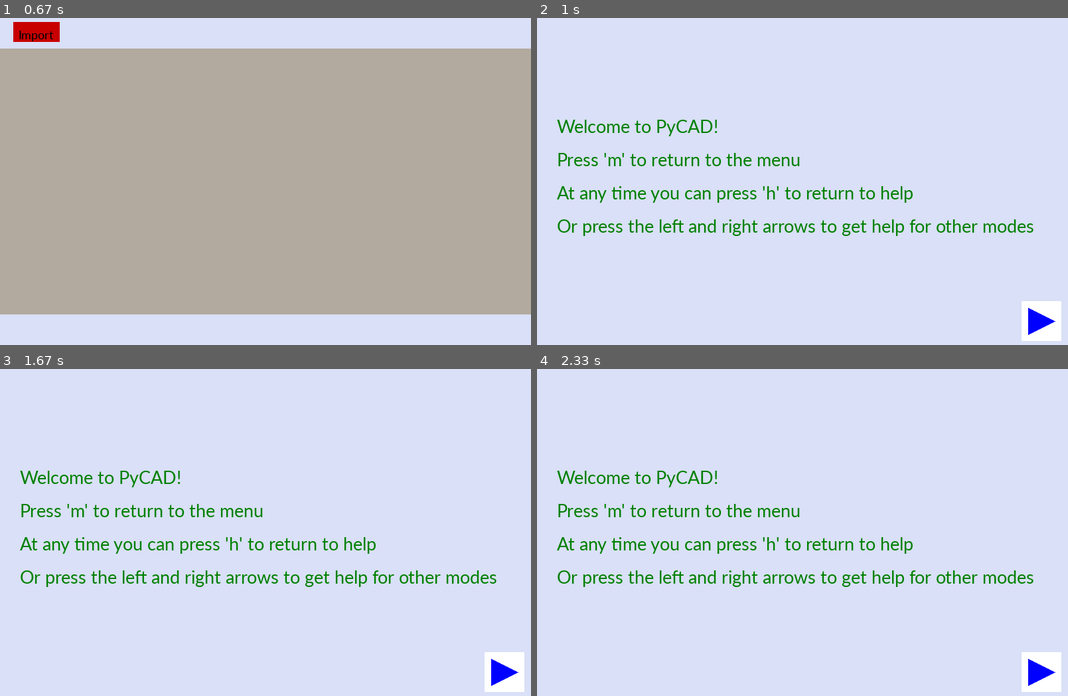
Above: before the commit, frames 1-4 (two rows, left to right).
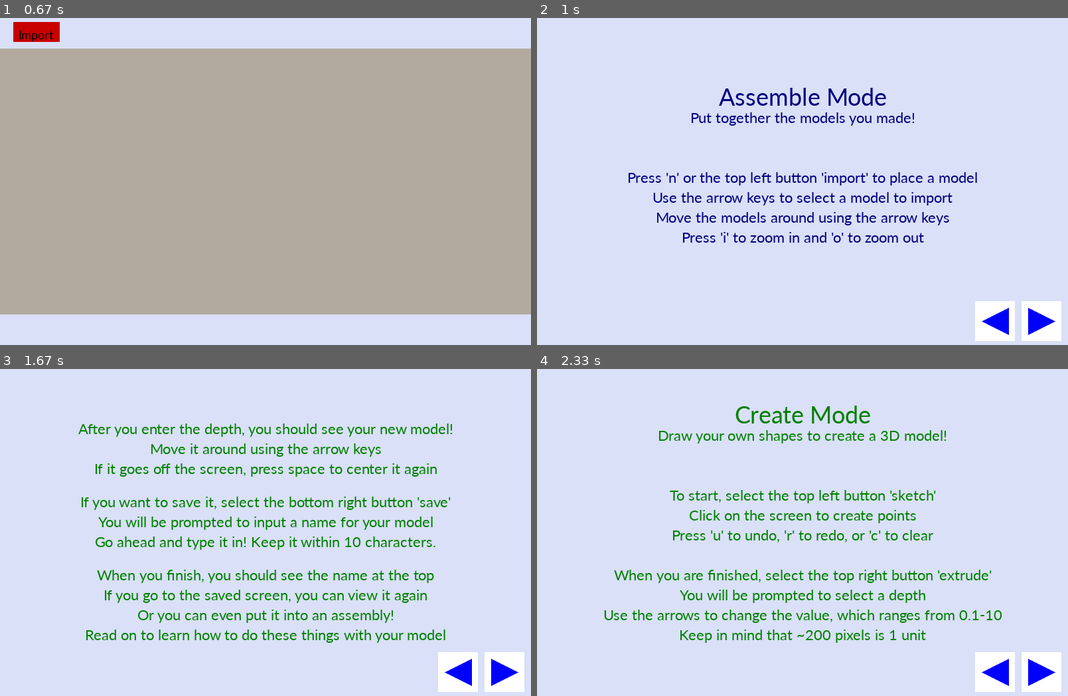
Above: after the commit, the same moments.

Repository: Jlu22/15-112-Term-Project
Game: pygame game, started from __init__.py
The game is run twice, just before and just after one commit, with the same random seed, the same clock (stepped at 60 frames per second) and the same inputs.
Inputs (mouse positions are in pixels of both pictures, inside the frame that each line leads up to):
- Up to frame 1 (0.67 s): press the mouse at (361, 220) at 0.37 s; move the mouse to (339, 237) at 0.47 s; release the mouse at (318, 256) at 0.6 s
- Up to frame 2 (1 s): hold H from 0.67 s (still down)
- Up to frame 3 (1.67 s): release H at 1.13 s; press the mouse at (361, 571) at 1.2 s; move the mouse to (387, 565) at 1.3 s; release the mouse at (419, 558) at 1.43 s; click (456, 673) at 1.55 s
- Up to frame 4 (2.33 s): click (993, 673) at 2.05 s

Frame 1 is identical in both runs. In frame 2, 7.6% of the frame differs, in the area x 3-94%, y 21-99%; in frame 3, 11%, in the area x 3-94%, y 16-99%; in frame 4, 9.2%.

Commit message:
help screen finished, iffy rotation added

Diff:
--- a/AssemScreen.py
+++ b/AssemScreen.py
@@ -3,7 +3,6 @@
 
 def assemInit(self):
     self.assemList = []
-    self.assemUndo = []
     self.tmpModel = 0
     self.preview = None
     self.assemMode = "view"
@@ -24,10 +23,9 @@
         self.assemMode = "view"
     if keyCode == pygame.K_h:
         self.mode = "help"
+        self.helpScreen = 4
     if keyCode == pygame.K_u and len(self.assemList) > 0:
-        self.assemUndo.append(self.assemList.pop())
-    # if keyCode == pygame.K_r and len(self.assemUndo) > 0:
-    #     self.assemList.append(self.assemUndo.pop())
+        self.assemList.pop()
 
     if self.assemMode == "import": # change imported model
         if keyCode == pygame.K_LEFT and self.tmpModel > 0:
--- a/Camera.py
+++ b/Camera.py
@@ -2,9 +2,10 @@
 import math
 
 class Camera(object):
-    def __init__(self, pos = (0, 0, 0), rot = (0, 0)):
+    def __init__(self, depth, pos = (0, 0, 0), rot = (0, 0)):
         self.pos = list(pos)
         self.rot = list(rot)
+        self.depth = depth
 
     def rotate(self, x, y):
         x /= 200
@@ -19,12 +20,19 @@
         return x*math.cos(rad)-y*math.sin(rad), y*math.cos(rad)+x*math.sin(rad)
 
     def update(self, dt, key):
-        timePressed = dt/100
+        timePressed = dt/200
         if key(pygame.K_o):
             self.pos[2] -= timePressed
         if key(pygame.K_i):
-            if self.pos[2] < -3: # so camera doesn't go through model
-                self.pos[2] += timePressed
+            if abs(self.depth) < 6:#so camera doesn't go through model
+                if self.pos[2] < -3:
+                    self.pos[2] += timePressed
+            elif abs(self.depth) < 9:
+                if self.pos[2] < -4.5:
+                    self.pos[2] += timePressed
+            else:
+                if self.pos[2] < -6:
+                    self.pos[2] += timePressed
         if key(pygame.K_RIGHT):
             self.pos[0] += timePressed
         if key(pygame.K_LEFT):
--- a/HelpScreen.py
+++ b/HelpScreen.py
@@ -4,13 +4,13 @@
     self.helpScreen = 1
 
 def helpMousePressed(self, x, y):
-    if (730 <= x <= 790) and (430 <= y <= 490) and self.helpScreen < 4:
+    if (730 <= x <= 790) and (430 <= y <= 490) and self.helpScreen < 5:
         self.helpScreen += 1
     elif (660 <= x <= 720) and (430 <= y <= 490) and self.helpScreen > 1:
         self.helpScreen -= 1
 
 def helpKeyPressed(self, keyCode, modifier):
-    if keyCode == pygame.K_RIGHT and self.helpScreen < 4:
+    if keyCode == pygame.K_RIGHT and self.helpScreen < 5:
         self.helpScreen += 1
     if keyCode == pygame.K_LEFT and self.helpScreen > 1:
         self.helpScreen -= 1
@@ -20,21 +20,23 @@
 
 def helpRedrawAll(self, screen):
     self.bgColor = (217, 224, 247)
-    font = pygame.font.SysFont("calibri", 30)
+    font = pygame.font.SysFont("calibri", 25)
 
     if self.helpScreen == 1:
-        helpPage1(self, screen, font)
+        helpPage1(self, screen)
     elif self.helpScreen == 2:
-        helpPage2(self, screen, font)
+        helpPage2(self, screen)
     elif self.helpScreen == 3:
-        helpPage3(self, screen, font)
+        helpPage3(self, screen)
     elif self.helpScreen == 4:
-        helpPage4(self, screen, font)
+        helpPage4(self, screen)
+    elif self.helpScreen == 5:
+        helpPage5(self, screen)
     else:
         text = font.render("Too far!!", True, (0, 128, 0))
         screen.blit(text, (30, 250))
 
-    if self.helpScreen != 4:
+    if self.helpScreen != 5:
         pygame.draw.rect(screen, (255, 255, 255), (730,430,60,60)) # right arrow
         pygame.draw.polygon(screen, (0, 0, 255), [(740, 440),(780, 460),
                             (740,480)])
@@ -46,51 +48,140 @@
 
     pygame.display.flip()
 
-def helpPage1(self, screen, font):
+def helpPage1(self, screen):
+    titleFont = pygame.font.SysFont("calibri", 60)
+    font = pygame.font.SysFont("calibri", 25)
+
     page1Text1 = "Welcome to PyCAD!"
     page1Text2 = "Press 'm' to return to the menu"
     page1Text3 = "At any time you can press 'h' to return to help"
     page1Text4 ="Or press the left and right arrows to get help for other modes"
 
-    textP11 = font.render(page1Text1, True, (0, 128, 0))
-    textP12 = font.render(page1Text2, True, (0, 128, 0))
-    textP13 = font.render(page1Text3, True, (0, 128, 0))
-    textP14 = font.render(page1Text4, True, (0, 128, 0))
-    screen.blit(textP11, (30, 150))
-    screen.blit(textP12, (30, 200))
-    screen.blit(textP13, (30, 250))
-    screen.blit(textP14, (30, 300))
+    textP11 = titleFont.render(page1Text1, True, (200, 0, 0))
+    textP12 = font.render(page1Text2, True, (200, 0, 0))
+    textP13 = font.render(page1Text3, True, (200, 0, 0))
+    textP14 = font.render(page1Text4, True, (200, 0, 0))
+    screen.blit(textP11, (400 - textP11.get_rect().width //2, 100))
+    screen.blit(textP12, (400 - textP12.get_rect().width //2, 240))
+    screen.blit(textP13, (400 - textP13.get_rect().width //2, 270))
+    screen.blit(textP14, (400 - textP14.get_rect().width //2, 360))
 
-def helpPage2(self, screen, font):
+def helpPage2(self, screen):
+    titleFont = pygame.font.SysFont("calibri", 40)
+    font = pygame.font.SysFont("calibri", 25)
+
     page2Text1 = "Create Mode"
-    page2Text2 = "Select the top right red button to begin sketch"
-    page2Text3 = "Click on the screen to create points"
-    page2Text4 = "Press 'u' to undo and 'r' to redo"
+    page2Text2 = "Draw your own shapes to create a 3D model!"
+    page2Text3 = "To start, select the top left button 'sketch'"
+    page2Text4 = "Click on the screen to create points"
+    page2Text5 = "Press 'u' to undo, 'r' to redo, or 'c' to clear"
+    page2Text6 = "When you are finished, select the top right button 'extrude'"
+    page2Text7 = "You will be prompted to select a depth"
+    page2Text8 = "Use the arrows to change the value, which ranges from 0.1-10"
+    page2Text9 = "Keep in mind that ~200 pixels is 1 unit"
 
-    textP21 = font.render(page2Text1, True, (0, 128, 0))
+    textP21 = titleFont.render(page2Text1, True, (0, 128, 0))
     textP22 = font.render(page2Text2, True, (0, 128, 0))
     textP23 = font.render(page2Text3, True, (0, 128, 0))
     textP24 = font.render(page2Text4, True, (0, 128, 0))
-    screen.blit(textP21, (30, 150))
-    screen.blit(textP22, (30, 200))
-    screen.blit(textP23, (30, 250))
-    screen.blit(textP24, (30, 300))
+    textP25 = font.render(page2Text5, True, (0, 128, 0))
+    textP26 = font.render(page2Text6, True, (0, 128, 0))
+    textP27 = font.render(page2Text7, True, (0, 128, 0))
+    textP28 = font.render(page2Text8, True, (0, 128, 0))
+    textP29 = font.render(page2Text9, True, (0, 128, 0))
 
-def helpPage3(self, screen, font):
-    page3Text1 = "Assemble Mode"
-    page3Text2 = "Press 'n' to create new model"
-    page3Text3 = "Press the arrow keys to move the camera"
-    page3Text4 = "Press 'i' to zoom in and 'o' to zoom out"
+    screen.blit(textP21, (400 - textP21.get_rect().width //2, 50))
+    screen.blit(textP22, (400 - textP22.get_rect().width //2, 90))
+    screen.blit(textP23, (400 - textP23.get_rect().width //2, 180))
+    screen.blit(textP24, (400 - textP24.get_rect().width //2, 210))
+    screen.blit(textP25, (400 - textP25.get_rect().width //2, 240))
+    screen.blit(textP26, (400 - textP26.get_rect().width //2, 300))
+    screen.blit(textP27, (400 - textP27.get_rect().width //2, 330))
+    screen.blit(textP28, (400 - textP28.get_rect().width //2, 360))
+    screen.blit(textP29, (400 - textP29.get_rect().width //2, 390))
+
+def helpPage3(self, screen):
+    font = pygame.font.SysFont("calibri", 25)
+
+    page3Text1 = "After you enter the depth, you should see your new model!"
+    page3Text9 = "Move it around using the arrow keys"
+    page3Text10 = "If it goes off the screen, press space to center it again"
+    page3Text2 = "If you want to save it, select the bottom right button 'save'"
+    page3Text3 = "You will be prompted to input a name for your model"
+    page3Text4 = "Go ahead and type it in! Keep it within 10 characters."
+    page3Text5 = "When you finish, you should see the name at the top"
+    page3Text6 = "If you go to the saved screen, you can view it again"
+    page3Text7 = "Or you can even put it into an assembly!"
+    page3Text8 = "Read on to learn how to do these things with your model"
 
     textP31 = font.render(page3Text1, True, (0, 128, 0))
     textP32 = font.render(page3Text2, True, (0, 128, 0))
     textP33 = font.render(page3Text3, True, (0, 128, 0))
     textP34 = font.render(page3Text4, True, (0, 128, 0))
-    screen.blit(textP31, (30, 150))
-    screen.blit(textP32, (30, 200))
-    screen.blit(textP33, (30, 250))
-    screen.blit(textP34, (30, 300))
+    textP35 = font.render(page3Text5, True, (0, 128, 0))
+    textP36 = font.render(page3Text6, True, (0, 128, 0))
+    textP37 = font.render(page3Text7, True, (0, 128, 0))
+    textP38 = font.render(page3Text8, True, (0, 128, 0))
+    textP39 = font.render(page3Text9, True, (0, 128, 0))
+    textP310 = font.render(page3Text10, True, (0, 128, 0))
 
-def helpPage4(self, screen, font):
-    textP41 = font.render("Page 4", True, (0, 128, 0))
-    screen.blit(textP41, (30, 250))
+    screen.blit(textP31, (400 - textP31.get_rect().width //2, 80))
+    screen.blit(textP39, (400 - textP39.get_rect().width //2, 110))
+    screen.blit(textP310, (400 - textP310.get_rect().width //2, 140))
+    screen.blit(textP32, (400 - textP32.get_rect().width //2, 190))
+    screen.blit(textP33, (400 - textP33.get_rect().width //2, 220))
+    screen.blit(textP34, (400 - textP34.get_rect().width //2, 250))
+    screen.blit(textP35, (400 - textP35.get_rect().width //2, 300))
+    screen.blit(textP36, (400 - textP36.get_rect().width //2, 330))
+    screen.blit(textP37, (400 - textP37.get_rect().width //2, 360))
+    screen.blit(textP38, (400 - textP38.get_rect().width //2, 390))
+
+def helpPage4(self, screen):
+    titleFont = pygame.font.SysFont("calibri", 40)
+    font = pygame.font.SysFont("calibri", 25)
+
+    page4Text1 = "Assemble Mode"
+    page4Text2 = "Put together the models you made!"
+    page4Text3 = "Press 'n' or the top left button 'import' to place a model"
+    page4Text4 = "Use the arrow keys to select a model to import"
+    page4Text5 = "Move the models around using the arrow keys"
+    page4Text6 = "Press 'i' to zoom in and 'o' to zoom out"
+
+    textP41 = titleFont.render(page4Text1, True, (0, 0, 128))
+    textP42 = font.render(page4Text2, True, (0, 0, 128))
+    textP43 = font.render(page4Text3, True, (0, 0, 128))
+    textP44 = font.render(page4Text4, True, (0, 0, 128))
+    textP45 = font.render(page4Text5, True, (0, 0, 128))
+    textP46 = font.render(page4Text6, True, (0, 0, 128))
+
+    screen.blit(textP41, (400 - textP41.get_rect().width //2, 100))
+    screen.blit(textP42, (400 - textP42.get_rect().width //2, 140))
+    screen.blit(textP43, (400 - textP43.get_rect().width //2, 230))
+    screen.blit(textP44, (400 - textP44.get_rect().width //2, 260))
+    screen.blit(textP45, (400 - textP45.get_rect().width //2, 290))
+    screen.blit(textP46, (400 - textP46.get_rect().width //2, 320))
+
+def helpPage5(self, screen):
+    titleFont = pygame.font.SysFont("calibri", 40)
+    font = pygame.font.SysFont("calibri", 25)
+
+    page5Text1 = "Saved Mode"
+    page5Text2 = "This is where all your saved models go!"
+    page5Text3 = "The name of the model is on each red button"
+    page5Text4 = "Once you select a model, you can choose to view or delete it"
+    page5Text5="You can't bring back deleted models, so think before you click!"
+    page5Text6 = "Saved models remain even if the program is closed"
+
+    textP51 = titleFont.render(page5Text1, True, (200, 0, 0))
+    textP52 = font.render(page5Text2, True, (200, 0, 0))
+    textP53 = font.render(page5Text3, True, (200, 0, 0))
+    textP54 = font.render(page5Text4, True, (200, 0, 0))
+    textP55 = font.render(page5Text5, True, (200, 0, 0))
+    textP56 = font.render(page5Text6, True, (200, 0, 0))
+
+    screen.blit(textP51, (400 - textP51.get_rect().width //2, 100))
+    screen.blit(textP52, (400 - textP52.get_rect().width //2, 140))
+    screen.blit(textP53, (400 - textP53.get_rect().width //2, 230))
+    screen.blit(textP54, (400 - textP54.get_rect().width //2, 260))
+    screen.blit(textP55, (400 - textP55.get_rect().width //2, 290))
+    screen.blit(textP56, (400 - textP56.get_rect().width //2, 320))
--- a/Model.py
+++ b/Model.py
@@ -6,12 +6,23 @@
 # Model rotation and view algorithms inspired by:
 # https://www.youtube.com/watch?v=g4E9iq0BixA
 
+# almostEqual function from 15-112 website
+def almostEqual(d1, d2):
+    epsilon = 10**-5
+    return (abs(d2 - d1) < epsilon)
+
 class Model (object):
     def __init__(self, width, height, keys, verts, edges):
         self.verts = verts
+        self.tmpVerts = []
+        for point in self.verts:
+            self.tmpVerts.append(list(point))
+        print(self.tmpVerts)
+        self.depth = self.verts[0][2] * 2
         self.edges = edges
-        self.camera = Camera((0, 0, -8))
-        self.radians = 0
+        self.camera = Camera(self.depth, (0, 0, -8))
+        self.xyRadians = 0
+        self.xzRadians = 0
         self.width = width
         self.height = height
         self.cx = self.width//2 # center of screen
@@ -22,14 +33,29 @@
         return (isinstance(object, Model) and self.verts == object.verts and
                 self.edges == object.edges)
 
-    def mouseDrag(self, x, y):
-        print("orig",x, y)
-        dx, dy = pygame.mouse.get_rel()
-        print("rot", dx, dy)
-        self.camera.rotate(dx, dy)
+    @staticmethod
+    def rotation(pos, rad):
+        x, y = pos
+        return x*math.cos(rad)-y*math.sin(rad), y*math.cos(rad)+x*math.sin(rad)
+
+    def update(self, dt, key):
+        timePressed = dt/200
+        if key(pygame.K_d):
+            self.xyRadians += math.pi / 32
+            print("d", self.xyRadians)
+        if key(pygame.K_a):
+            self.xyRadians -= math.pi / 32
+            print("a", self.xyRadians)
+        if key(pygame.K_s):
+            self.xzRadians += math.pi / 32
+            print("s", self.xzRadians)
+        if key(pygame.K_w):
+            self.xzRadians -= math.pi / 32
+            print("w", self.xzRadians)
 
     def timerFired(self, dt):
         self.camera.update(dt, self.isKeyPressed)
+        self.update(dt, self.isKeyPressed)
 
     def isKeyPressed(self, key):
         ''' return whether a specific key is being held '''
@@ -38,18 +64,21 @@
     def redrawAll(self, screen):
         for edge in self.edges:
             points = []
-            for x, y, z in (self.verts[edge[0]], self.verts[edge[1]]):
+            for x, y, z in (self.tmpVerts[edge[0]], self.tmpVerts[edge[1]]):
                 x -= self.camera.pos[0]
                 y -= self.camera.pos[1]
                 z -= self.camera.pos[2]
 
-                x, z = Camera.rotation((x, z), self.camera.rot[1])
-                y, x = Camera.rotation((y, x), self.camera.rot[0])
+                x, y = Model.rotation((x,y), self.xyRadians)
+                x, z = Model.rotation((x,z), self.xzRadians)
+
+                # x, z = Camera.rotation((x, z), self.camera.rot[1])
+                # y, x = Camera.rotation((y, x), self.camera.rot[0])
 
                 scale = max(self.width, self.height)//2
                 # this scale attempts to maintain good proportions of the part
 
-                factor = scale/z # cannot actually draw in 3D, so scale x and y
+                factor = scale/(z+.0001) # cannot actually draw in 3D, so scale x and y
                 x, y = x*factor, y*factor # according to z, give illusion of 3D
                 points += [(self.cx+int(x), self.cy+int(y))]
             pygame.draw.line(screen, (0,0,0), points[0], points[1], 1)
--- a/ModelScreen.py
+++ b/ModelScreen.py
@@ -59,6 +59,7 @@
         self.displayName =  None
     if keyCode == pygame.K_h and self.findName == False:
         self.mode = "help"
+        self.helpScreen = 2
     if self.modelMode == "sketch":
         sketchKeyPressed(self, keyCode, modifier)
     if self.modelMode == "view":
--- a/saved.txt
+++ b/saved.txt
@@ -46,3 +46,7 @@
 Blob
 [(0.67, -0.355, -2.0), (0.01, 0.445, -2.0), (0.495, 0.425, -2.0), (0.75, 0.24, -2.0), (1.365, -0.145, -2.0), (1.595, 0. …(860 unchanged characters)…
 [(0, 23), (0, 1), (1, 24), (1, 2), (2, 25), (2, 3), (3, 26), (3, 4), (4, 27), (4, 5), (5, 28), (5, 6), (6, 29), (6, 7), …(541 unchanged characters)…
+
+Thin
+[(-0.33, 0.32, -0.05000000000000007), (-1.59, 0.925, -0.05000000000000007), (-1.38, 0.265, -0.05000000000000007), (-0.72, -0.195, -0.05000000000000007), (0.33, -0.32, -0.05000000000000007), (0.96, 0.2, -0.05000000000000007), (0.625, 0.945, -0.05000000000000007), (-0.25, 0.905, -0.05000000000000007), (-0.33, 0.32, 0.05000000000000007), (-1.59, 0.925, 0.05000000000000007), (-1.38, 0.265, 0.05000000000000007), (-0.72, -0.195, 0.05000000000000007), (0.33, -0.32, 0.05000000000000007), (0.96, 0.2, 0.05000000000000007), (0.625, 0.945, 0.05000000000000007), (-0.25, 0.905, 0.05000000000000007)]
+[(0, 8), (0, 1), (1, 9), (1, 2), (2, 10), (2, 3), (3, 11), (3, 4), (4, 12), (4, 5), (5, 13), (5, 6), (6, 14), (6, 7), (7, 15), (7, 0), (8, 9), (9, 10), (10, 11), (11, 12), (12, 13), (13, 14), (14, 15), (15, 8)]
